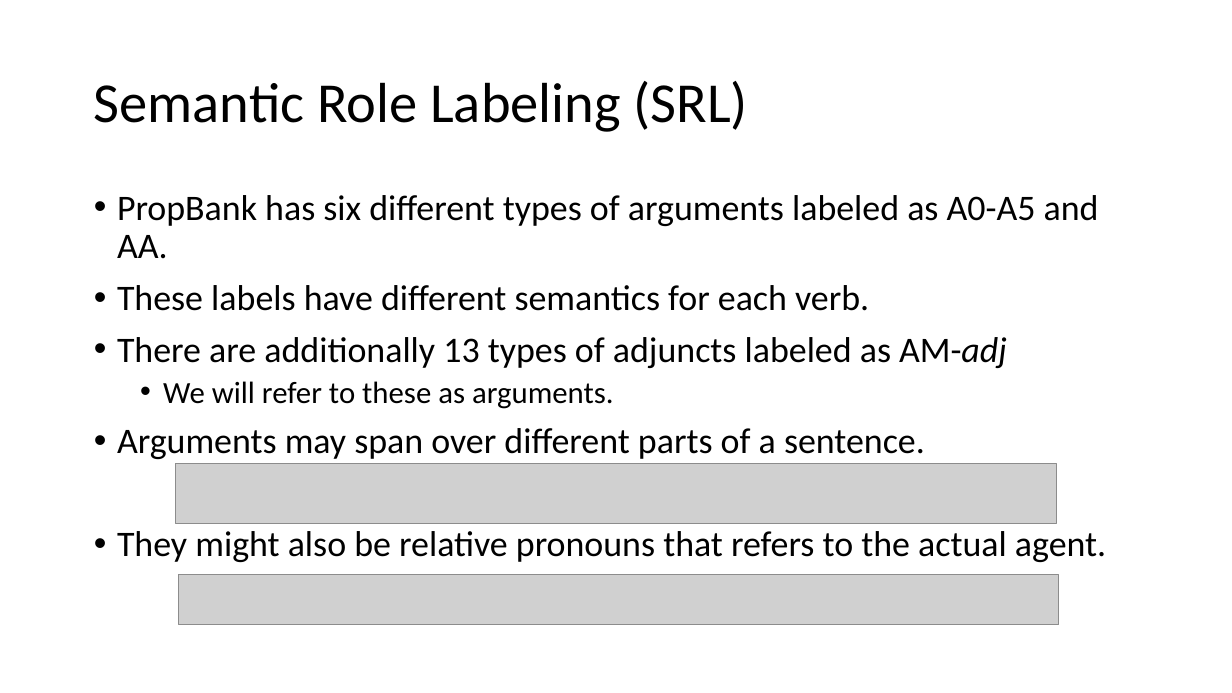
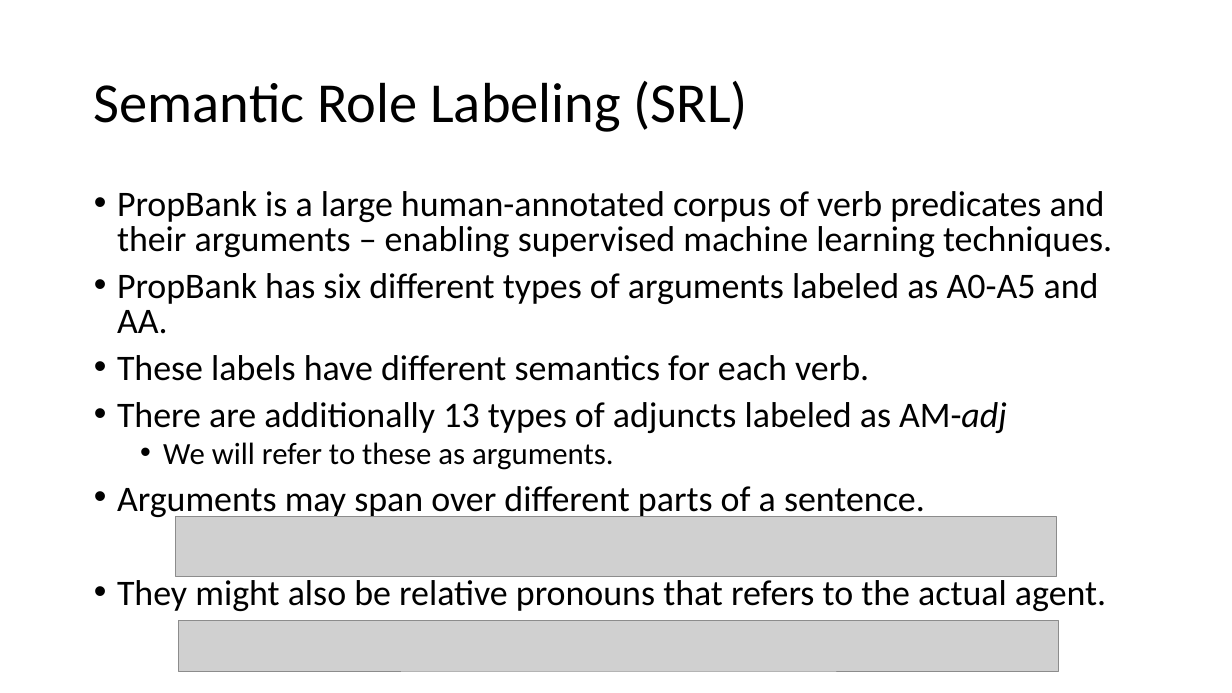
Before and after one commit to jspitkin/spring2017, a slide deck: slide 6 of structured_prediction/importance_of_syntactic_parsing.pptx. Drawn at 1232x693 pixels with LibreOffice and Linux fonts; fonts in the diff are those of the drawing; grey boxes stand for pictures. Boxes give left, top, right and bottom in pixels: in the first picture for what was removed or moved away, otherwise in the second. Text is boxed around its words. In the diff, an @@ line names an element or a change of style, - is before the commit and + after.

```diff
--- a/structured_prediction/importance_of_syntactic_parsing.pptx
+++ b/structured_prediction/importance_of_syntactic_parsing.pptx
@@ text at (117,191,1112,257): paragraph added @@
+• PropBank is a large human-annotated corpus of verb predicates and their arguments – enabling supervised machine learning techniques.
@@ text at (117,273,1106,611): line spacing 0.9 to 0.8 @@
@@ picture: place and size @@
-picture at (176,464,1056,523)
+picture at (176,517,1056,576)
@@ picture: place and size @@
-picture at (179,575,1059,625)
+picture at (179,621,1059,671)
```
Also in this commit, not shown: 5 other slides changed, 9 slides added, 2 slides removed, 13 other files.
